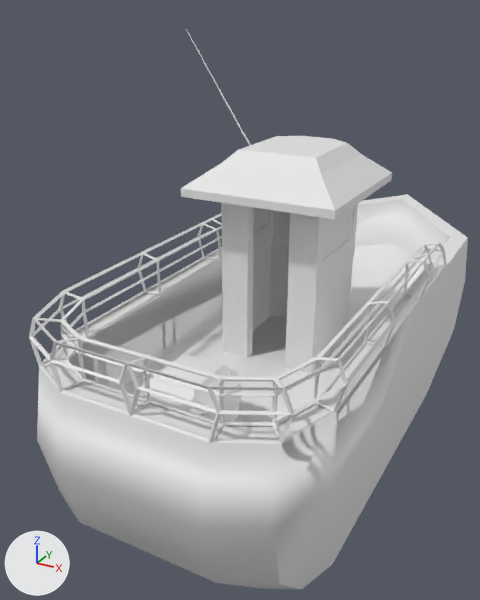
Two versions of the FBX model Assets/_Assets/Mesh/Boat.fbx, one commit apart.
Rendered twice from a camera (50 mm lens) standing at (8.2, -20.1, 10.3) and looking at (-2.6, -0.5, 0.5). The lights are fixed; the arrows at lower left show +X, +Y and +Z. Where no turn or scale is listed for an object, it has been applied to the vertices. Vertices at the same position are counted once.
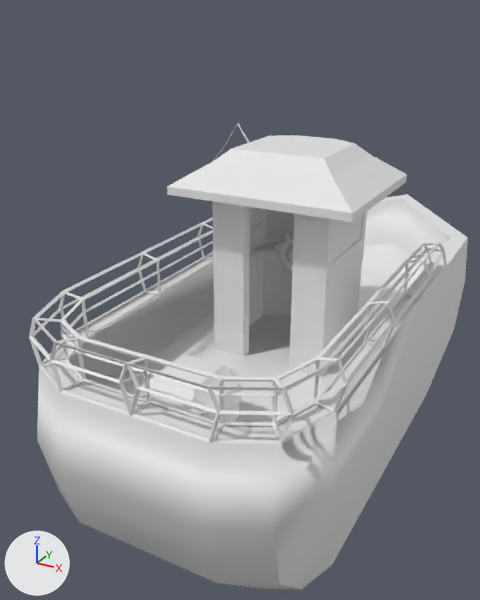
Where the newer file only moved an object's origin or applied its transform, the numbers keep the older frame.

What differs and where, as boxes [x1, y1, x2, y2] in the pictures (480 x 600 px; the box of a moved part takes in the faces that stretch with it):
'Cube.003', reshaped (17% shorter)
    before: [29, 29, 468, 590]
    after: [29, 124, 468, 590]
part 1 of me_cube_003, moved or reshaped
    before: [322, 207, 354, 260]
    after: [332, 215, 362, 261]
part 2 of me_cube_003, moved or reshaped
    before: [253, 208, 269, 232]
    after: [250, 207, 261, 228]
part 3 of me_cube_003, moved or reshaped (not visible before)
    after: [275, 211, 294, 232]
part 4 of me_cube_003, added
    after: [275, 233, 293, 272]
part 5 of me_cube_003, added
    after: [280, 238, 294, 270]
part 6 of me_cube_003, cut back
    before: [186, 29, 240, 128]
    after: [212, 124, 240, 162]
part 7 of me_cube_003, moved or reshaped
    before: [181, 136, 392, 374]
    after: [167, 135, 407, 377]

What the commit changed:
Material 'Screen_Boat' (mat_screen_boat) is new.
Its base color is (0.8, 0.8, 0.8) (white #e7e7e7).
Material 'Steer_Boat' (mat_steer_boat) is new.
Its base color is (0.8, 0.8, 0.8) (white #e7e7e7).
Material 'String_Boat' (mat_string_boat) is new.
Its base color is (0.8, 0.8, 0.8) (white #e7e7e7).
me_cube_003 is used by ob_cube_003; location (0.0, -2.0, 1.53).
me_cube_003 had 7260 vertices, 6182 faces and spanned x -8.4..4.2, y -8.7..14.5, z -5.6..8.0.
me_cube_003 now has 6619 vertices, 5552 faces and spans x -7.6..4.2, y -8.7..14.5, z -5.6..5.0.
me_cube_003 part 1: the loose piece of 8 vertices spanning x 1.4..1.5, y -1.2..1.4, z 2.1..3.1 is moved by (0.3, 0.0, 0.0).
me_cube_003 part 2: the loose piece of 8 vertices spanning x -1.5..-1.4, y -1.2..1.4, z 2.1..3.1 is moved by (-0.3, 0.0, 0.0).
me_cube_003 part 3: the loose piece of 8 vertices spanning x -0.5..0.5, y 2.2..2.3, z 1.6..3.8 is turned 30.9 degrees about the z axis through its middle and scaled by 0.955, then moved by (-1.1, -0.2, 0.0).
me_cube_003 part 4: a new loose piece of 492 vertices spanning x -0.7..0.7, y 0.3..0.9, z 0.8..2.2, in mat_steer_boat (white #e7e7e7).
me_cube_003 part 5: a new loose piece of 180 vertices spanning x -0.5..0.5, y 0.4..0.6, z 1.0..2.0, in mat_steer_boat (white #e7e7e7).
me_cube_003 part 6: 4 vertices moved within x -5.9, y 7.3, z 4.3; 1408 vertices removed from x -8.4..-5.8, y 7.3, z 4.1..8.0; 16 vertices added at x -7.6..-5.9, y 6.8..7.3, z 1.4..4.3.
me_cube_003 part 7: 459 vertices moved from x -2.4..2.4, y -2.5..3.3, z -1.6..5.0 to x -2.8..2.8, y -2.5..3.3, z -1.6..5.0; 174 vertices removed from x -1.6..1.6, y -1.6..3.3, z -1.6..4.0; 229 vertices added at x -1.9..1.9, y -1.6..3.3, z -1.6..4.0.
me_cube_003 now uses material mat_steer_boat (white #e7e7e7).
me_cube_003 now uses material mat_screen_boat (white #e7e7e7).
me_cube_003 now uses material mat_string_boat (white #e7e7e7).
